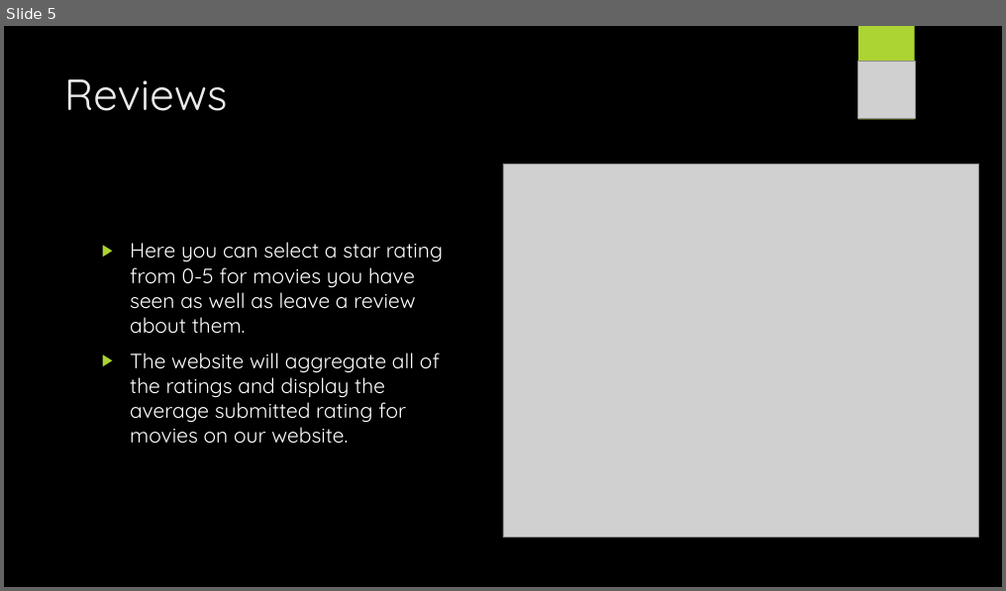
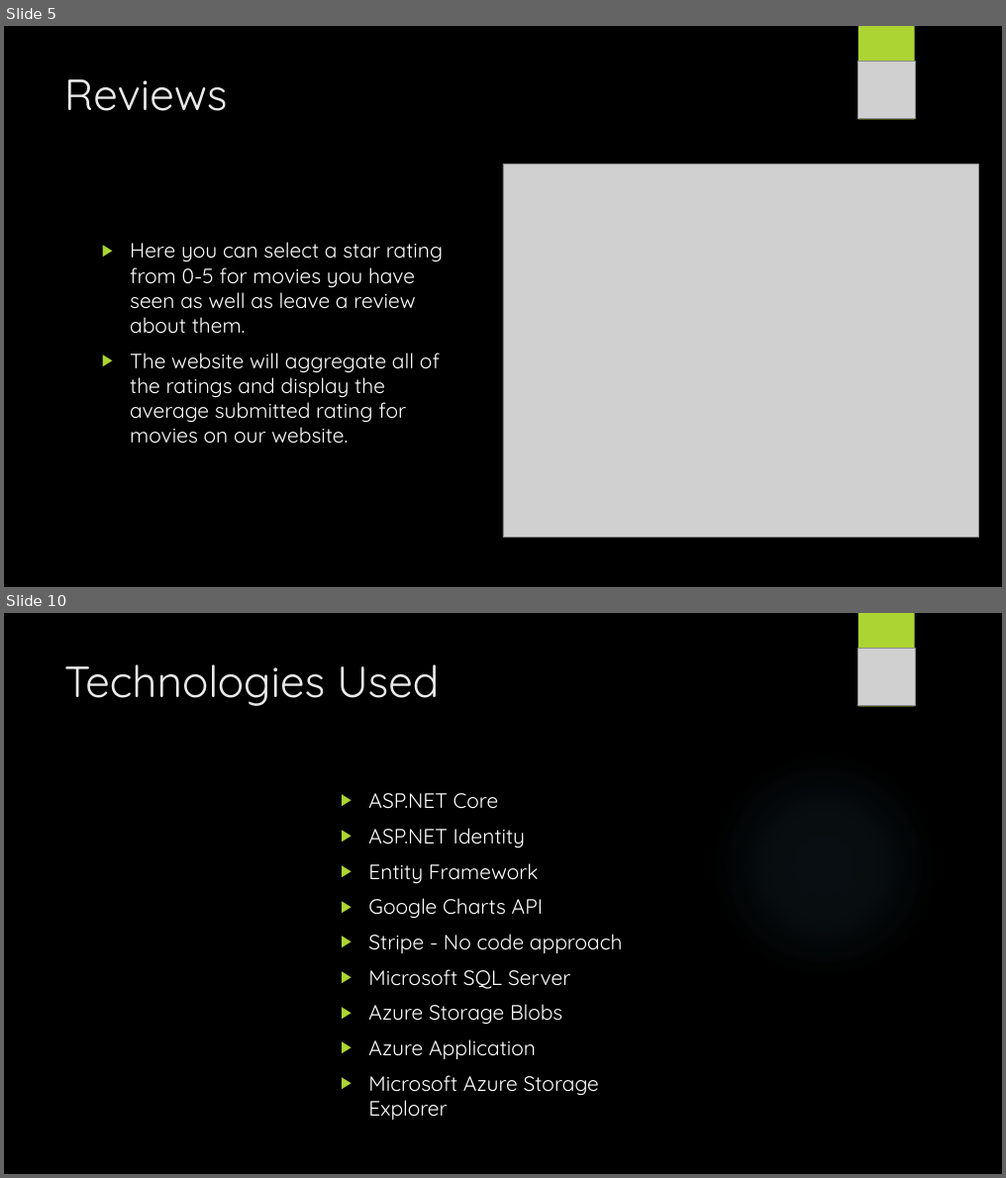
Before and after one commit to vladapple/MoonriseMovies, a slide deck: Files/MoonriseMoviesPresentation.pptx. Shown one above the other, each under a label of ours: slide 5 before the commit, slides 5 and 10 after it; the slides between them are not shown. The pictures are 1006x591 and 1006x1178 pixels, drawn with LibreOffice and Linux fonts; fonts in the diff are those of the drawing; grey boxes stand for pictures; background and template pictures are left out. Boxes give left, top, right and bottom in pixels: in the first picture for what was removed or moved away, otherwise in the second. Text is boxed around its words. In the diff, an @@ line names an element or a change of style, - is before the commit and + after.

```diff
--- a/Files/MoonriseMoviesPresentation.pptx
+++ b/Files/MoonriseMoviesPresentation.pptx
@@ slide 10 added at <box>4,613,1002,1174</box>, background picture (left out); not listed: 2 template elements that a slide beside it also shows @@
@@ title added at <box>64,664,439,706</box>, 42 pt, text #EBEBEB @@
+Technologies Used
@@ picture added at <box>857,649,915,706</box> @@
@@ text added at <box>368,793,623,1120</box>, 20 pt, text #FFFFFF @@
+▶ ASP.NET Core
+▶ ASP.NET Identity
+▶ Entity Framework
+▶ Google Charts API
+▶ Stripe - No code approach
+▶ Microsoft SQL Server
+▶ Azure Storage Blobs
+▶ Azure Application
+▶ Microsoft Azure Storage Explorer
```
Also in this commit, not shown: 5 slides changed, 7 other slides added, 8 slides removed.
